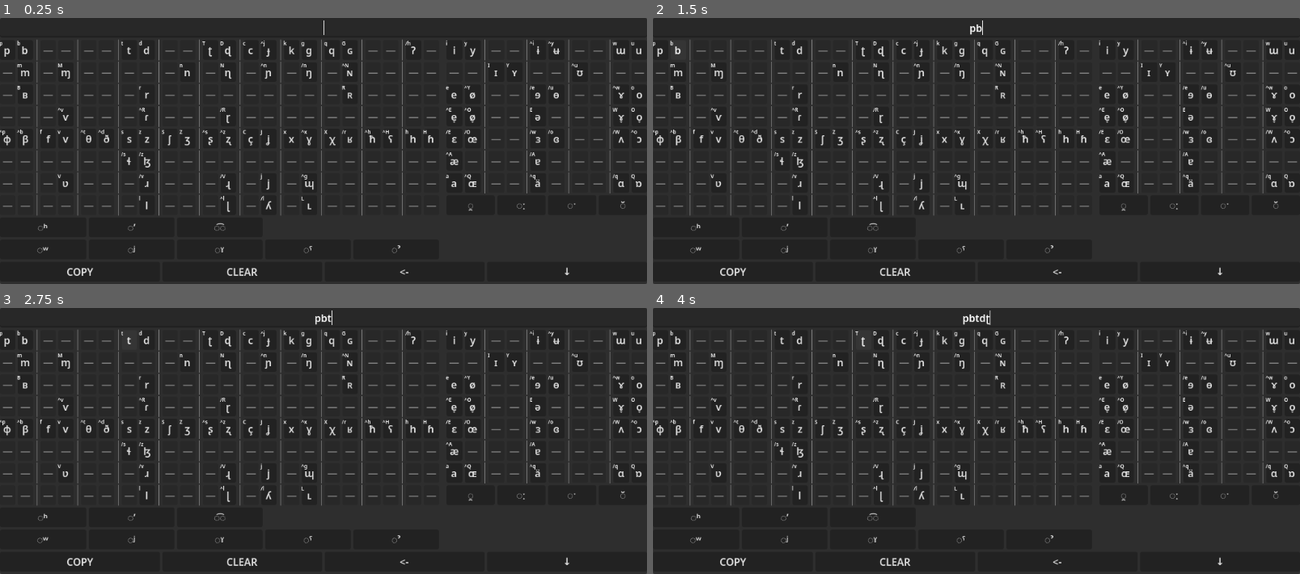
Above: before the commit, frames 1-4 (two rows, left to right).
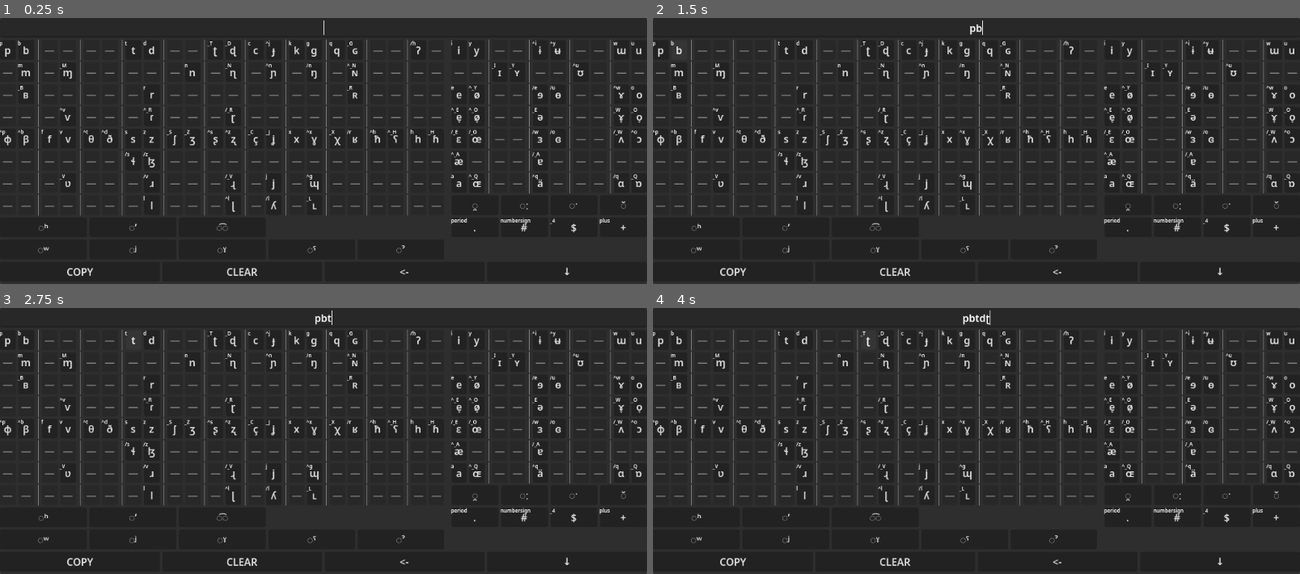
Above: after the commit, the same moments.

Repository: SeraKatha/ipa-keyboard
Game: Godot game, scene res://main.tscn
Two runs of this game, one before a commit and one after it. Both use one fixed random seed, a clock stepped at 60 frames per second and the inputs below.
Inputs:
- Up to frame 1 (0.25 s): no input
- Up to frame 2 (1.5 s): click "p" at 0.5 s; click "b" at 1.25 s
- Up to frame 3 (2.75 s): click "t" at 2 s
- Up to frame 4 (4 s): click "d" at 2.75 s; click "ʈ" at 3.5 s

The runs differ from the first frame. In frame 1, 7.2% of the frame differs, in the area x 0-99%, y 7-89%; in frame 2, 7.2%; in frame 3, 7.2%; in frame 4, 7.2%.

Commit message:
Added word, syllable and morpheme breaks

Diff:
--- a/keyboard/keyboard.gd
+++ b/keyboard/keyboard.gd
@@ -10,6 +10,7 @@
 signal pressed_left()
 signal pressed_right()
 signal pressed_close()
+
 
 func _on_copy_pressed() -> void:
 	pressed_copy.emit()
--- a/keyboard/keyboard.tscn
+++ b/keyboard/keyboard.tscn
@@ -3,6 +3,7 @@
 [ext_resource type="Script" uid="uid://c24mxetwmfnoc" path="res://keyboard/keyboard.gd" id="1_yo7bg"]
 [ext_resource type="PackedScene" uid="uid://m78r2dh0n8ax" path="res://keyboard/keypads/modified_consonants.tscn" id="3_d8yjl"]
 [ext_resource type="PackedScene" uid="uid://bdvb205ws0ic1" path="res://keyboard/keypads/modified_vowels.tscn" id="3_rpc6l"]
+[ext_resource type="PackedScene" uid="uid://7uwxw4dy4nnb" path="res://keyboard/keypads/boundary_bar.tscn" id="4_eo0w7"]
 
 [node name="Keyboard" type="Control" unique_id=1540252945]
 layout_mode = 3
@@ -32,7 +33,13 @@
 layout_mode = 2
 size_flags_stretch_ratio = 2.0
 
-[node name="FullVowels" parent="VBoxContainer/HBoxContainer" unique_id=1166248587 instance=ExtResource("3_rpc6l")]
+[node name="VBoxContainer" type="VBoxContainer" parent="VBoxContainer/HBoxContainer" unique_id=493729740]
+layout_mode = 2
+
+[node name="FullVowels" parent="VBoxContainer/HBoxContainer/VBoxContainer" unique_id=1166248587 instance=ExtResource("3_rpc6l")]
+layout_mode = 2
+
+[node name="BoundaryBar" parent="VBoxContainer/HBoxContainer/VBoxContainer" unique_id=1333714843 instance=ExtResource("4_eo0w7")]
 layout_mode = 2
 
 [node name="HBoxContainer2" type="HBoxContainer" parent="VBoxContainer" unique_id=1222996909]
@@ -67,7 +74,8 @@
 text = "↓"
 
 [connection signal="typed" from="VBoxContainer/HBoxContainer/FullConsonants" to="." method="_on_typed"]
-[connection signal="typed" from="VBoxContainer/HBoxContainer/FullVowels" to="." method="_on_typed"]
+[connection signal="typed" from="VBoxContainer/HBoxContainer/VBoxContainer/FullVowels" to="." method="_on_typed"]
+[connection signal="typed_sound" from="VBoxContainer/HBoxContainer/VBoxContainer/BoundaryBar" to="." method="_on_typed"]
 [connection signal="pressed" from="VBoxContainer/HBoxContainer2/Copy" to="." method="_on_copy_pressed"]
 [connection signal="pressed" from="VBoxContainer/HBoxContainer2/Clear" to="." method="_on_clear_pressed"]
 [connection signal="pressed" from="VBoxContainer/HBoxContainer2/Backspace" to="." method="_on_backspace_pressed"]
--- /dev/null
+++ b/keyboard/keypads/boundary_bar.gd
@@ -0,0 +1,22 @@
+extends HBoxContainer
+
+signal typed_sound(string : String)
+
+const SOUND_KEY = preload("uid://efvn2xxhdkox")
+
+func _ready() -> void:
+	var boundaries = [
+		BasicKeyPad.Sound.new(".").overide_name("boundary_syllable"),
+		BasicKeyPad.Sound.new("#").overide_name("boundary_word"),
+		BasicKeyPad.Sound.new("$").overide_name("boundary_phonological_word"),
+		BasicKeyPad.Sound.new("+").overide_name("boundary_morpheme"),
+	]
+	for boundary in boundaries:
+		var key = SOUND_KEY.instantiate()
+		add_child(key)
+		key.set_sound(boundary)
+		key.pressed.connect(_on_typed.bind(boundary.get_ipa_symbol()))
+
+
+func _on_typed(sound: String) -> void:
+	typed_sound.emit(sound)
--- /dev/null
+++ b/keyboard/keypads/boundary_bar.tscn
@@ -0,0 +1,6 @@
+[gd_scene format=3 uid="uid://7uwxw4dy4nnb"]
+
+[ext_resource type="Script" uid="uid://bdy02i03s4g7" path="res://keyboard/keypads/boundary_bar.gd" id="1_uqqnw"]
+
+[node name="BoundaryBar" type="HBoxContainer" unique_id=1333714843]
+script = ExtResource("1_uqqnw")
--- a/keyboard/keys/sound_key.gd
+++ b/keyboard/keys/sound_key.gd
@@ -15,7 +15,7 @@
 	if primary_input_action:
 		var hint = OS.get_keycode_string(primary_input_action.keycode).to_lower()
 		if primary_input_action.shift_pressed:
-			hint = hint.to_upper()
+			hint = "_%s" % hint.to_upper()
 		if primary_input_action.ctrl_pressed:
 			hint = "^%s" % hint
 		if primary_input_action.alt_pressed:
--- a/keyboard/keys/sound_key.tscn
+++ b/keyboard/keys/sound_key.tscn
@@ -17,4 +17,3 @@
 offset_right = 39.0
 offset_bottom = 22.0
 theme_override_font_sizes/font_size = 8
-text = "X"
--- a/main.gd
+++ b/main.gd
@@ -28,7 +28,7 @@
 	config.load("user://config.cfg")
 	var application_scale = config.get_value("ui", "scale", 1.0)
 	get_tree().root.content_scale_factor = application_scale
-	DisplayServer.window_set_size(Vector2i(1020, 416) * application_scale)
+	DisplayServer.window_set_size(Vector2i(1020, 451) * application_scale)
 	for key in config.get_section_keys("key_bindings"):
 		var event_action_str = config.get_value("key_bindings", key).to_lower()
 		var event_action_keys = event_action_str.split("+")
--- a/project.godot
+++ b/project.godot
@@ -521,6 +521,26 @@
 "events": [Object(InputEventKey,"resource_local_to_scene":false,"resource_name":"","device":-1,"window_id":0,"alt_press …(195 unchanged characters)…
 ]
 }
+ipa_boundary_syllable={
+"deadzone": 0.2,
+"events": [Object(InputEventKey,"resource_local_to_scene":false,"resource_name":"","device":-1,"window_id":0,"alt_pressed":false,"shift_pressed":false,"ctrl_pressed":false,"meta_pressed":false,"pressed":false,"keycode":46,"physical_keycode":0,"key_label":0,"unicode":46,"location":0,"echo":false,"script":null)
+]
+}
+ipa_boundary_word={
+"deadzone": 0.2,
+"events": [Object(InputEventKey,"resource_local_to_scene":false,"resource_name":"","device":-1,"window_id":0,"alt_pressed":false,"shift_pressed":false,"ctrl_pressed":false,"meta_pressed":false,"pressed":false,"keycode":35,"physical_keycode":0,"key_label":0,"unicode":35,"location":0,"echo":false,"script":null)
+]
+}
+ipa_boundary_phonological_word={
+"deadzone": 0.2,
+"events": [Object(InputEventKey,"resource_local_to_scene":false,"resource_name":"","device":-1,"window_id":0,"alt_pressed":false,"shift_pressed":true,"ctrl_pressed":false,"meta_pressed":false,"pressed":false,"keycode":52,"physical_keycode":0,"key_label":0,"unicode":36,"location":0,"echo":false,"script":null)
+]
+}
+ipa_boundary_morpheme={
+"deadzone": 0.2,
+"events": [Object(InputEventKey,"resource_local_to_scene":false,"resource_name":"","device":-1,"window_id":0,"alt_pressed":false,"shift_pressed":false,"ctrl_pressed":false,"meta_pressed":false,"pressed":false,"keycode":43,"physical_keycode":0,"key_label":0,"unicode":43,"location":0,"echo":false,"script":null)
+]
+}
 
 [input_devices]
 
Not shown, added: keyboard/keypads/boundary_bar.gd.uid
